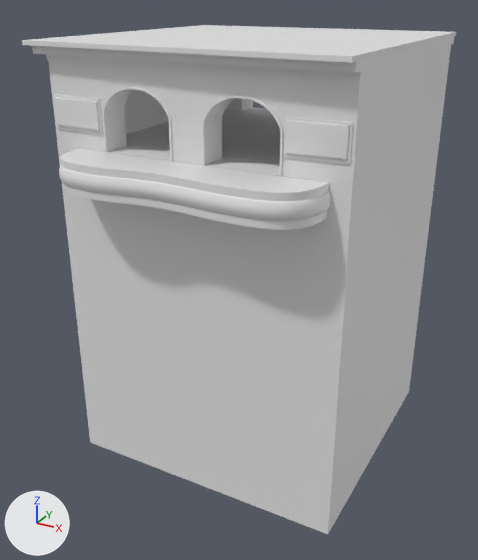
What one commit did to the FBX model Assets/Models/Building8.fbx.
Both versions are drawn from a 50 mm lens placed at (12.1, -24.1, 10.7), pointed at (-0.4, -1.3, -0.7). The lights are fixed; the arrows at lower left show +X, +Y and +Z. The picture after the commit comes second. Where no turn or scale is listed for an object, it has been applied to the vertices.

Before the edit, the objects in view are built like this:
```python
me_cube_001 = bpy.data.meshes.new('Cube.001')
me_cube_001.from_pydata(...)  # 40 vertices, 38 faces; spans x -6.45..5.81, y -6.32..6.32, z -0.34..0.41
me_cube_002 = bpy.data.meshes.new('Cube.002')
me_cube_002.from_pydata(...)  # 3743 vertices, 3696 faces; spans x -5.8..5.8, y -5.7..5.7, z -8.3..8.3
me_cube_002.materials.append(mat_colorgrid)  # white #e7e7e7
me_mesh_001 = bpy.data.meshes.new('Mesh.001')
me_mesh_001.from_pydata(...)  # 762 vertices, 760 faces; spans x -5.01..4.99, y -1.08..0.95, z -0.56..0.56
me_mesh_001.materials.append(mat_colorgrid_003)  # white #e7e7e7
ob_béziercurve_004 = bpy.data.objects.new('BézierCurve.004', me_mesh_001)
ob_béziercurve_004.location = (0.13, -6.59, 4.76)
ob_cube = bpy.data.objects.new('Cube', me_cube_001)
ob_cube.location = (-0.02, -0.05, 8.64)
ob_cube_061 = bpy.data.objects.new('Cube.061', me_cube_002)
ob_cube_061.location = (-0.02, -0.05, 0.0)
```
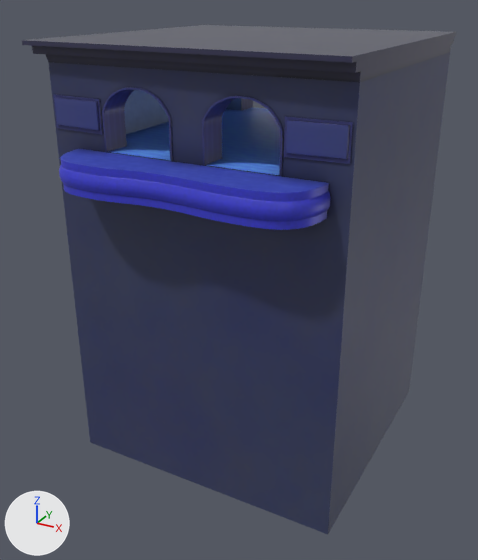
Boxes (x1, y1, x2, y2) around the edits, measured in the pictures (478 x 560 px):
'Cube.061', recoloured (white to blue)
    both: (48, 52, 450, 534)
'Cube', recoloured (white to grey)
    both: (22, 25, 456, 82)
'BézierCurve.004', recoloured, surface changed (white to blue)
    both: (59, 149, 331, 230)

The edits, one by one:
Picture 'Building8WithBalcon.png' (img_building8withbalcon_png) is new.
Picture 'Building8Baked.png' (img_building8baked_png) is new.
Picture 'Building8Roof Color.png' (img_building8roof_color_png) is new.
Material 'Building8Balcon' (mat_building8balcon) is new.
Its texture is img_building8withbalcon_png (with its transparency).
Its roughness is 0.465.
Material 'Building8' (mat_building8) is new.
Its texture is img_building8baked_png (with its transparency).
Its roughness is 0.425.
Material 'Building8Roof' (mat_building8roof) is new.
Its texture is img_building8roof_color_png (with its transparency).
Its roughness is 0.294.
me_mesh_001 has 762 vertices, 760 faces and spans x -5.01..4.99, y -1.08..0.95, z -0.56..0.56.
me_mesh_001 is used by ob_béziercurve_004; location (0.13, -6.59, 4.76).
me_mesh_001 no longer uses material mat_colorgrid_003 (white #e7e7e7).
me_mesh_001 part 1: texture (UV) coordinates of 760 of 760 faces, centred in x -4.99..4.99, y -1.06..0.95, z -0.56..0.56, changed; they spanned u 0.02..0.98, v 0.02..0.92 and now span u 0.01..0.59, v 0.01..0.99.
me_mesh_001 gains material mat_building8balcon (picture img_building8withbalcon_png).
me_cube_001 has 40 vertices, 38 faces and spans x -6.45..5.81, y -6.32..6.32, z -0.34..0.41.
me_cube_001 gains material mat_building8roof (picture img_building8roof_color_png).
me_cube_002 has 3743 vertices, 3696 faces and spans x -5.8..5.8, y -5.7..5.7, z -8.3..8.3.
me_cube_002 no longer uses material mat_colorgrid (white #e7e7e7).
me_cube_002 gains material mat_building8 (picture img_building8baked_png).
